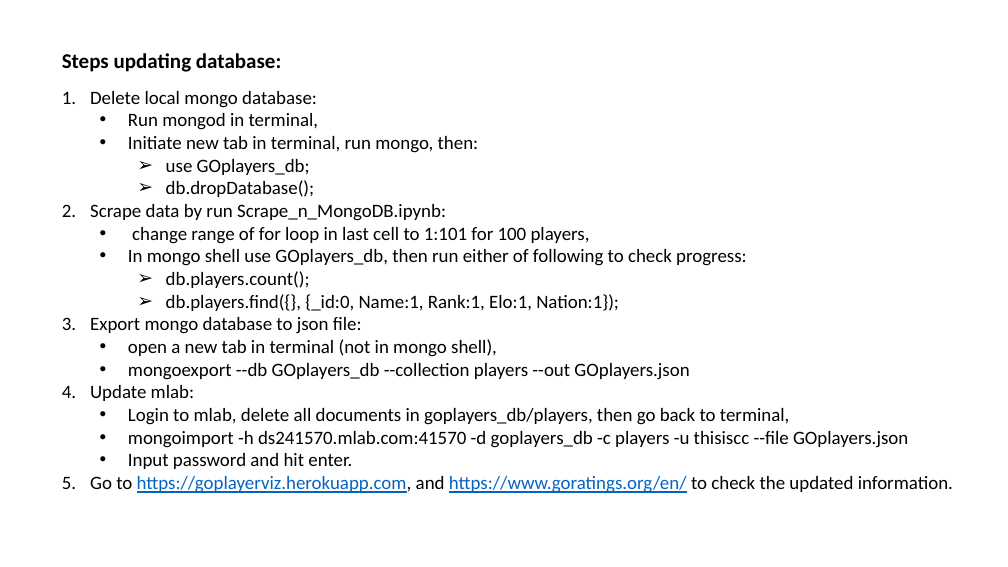
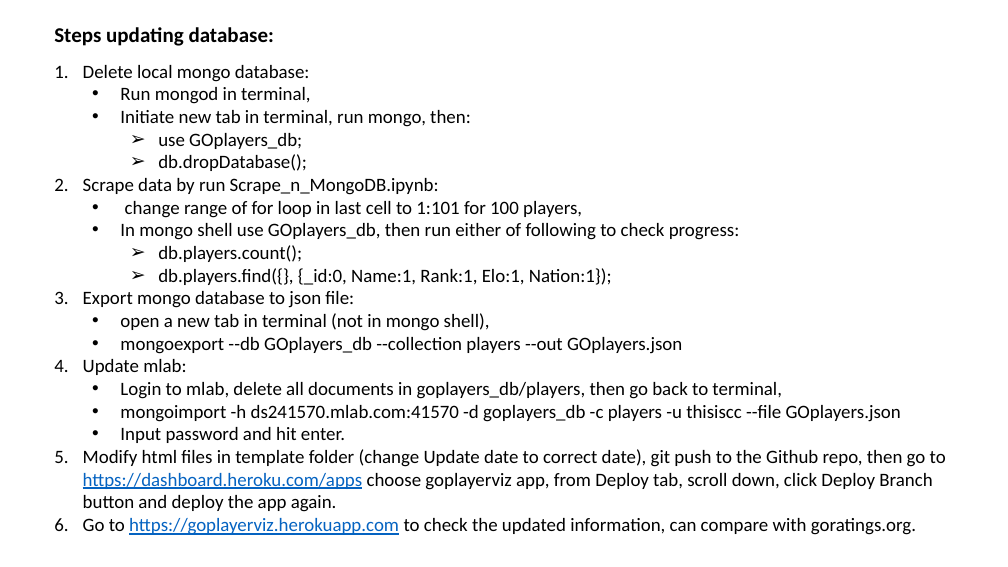
Before and after one commit to CongChen2017/GoratingsVisualizationProject, a slide deck: slide 7 of Documents/proposal-digital-lab.pptx. Drawn at 1008x567 pixels with LibreOffice and Linux fonts; fonts in the diff are those of the drawing. Boxes give left, top, right and bottom in pixels: in the first picture for what was removed or moved away, otherwise in the second. Text is boxed around its words. In the diff, an @@ line names an element or a change of style, - is before the commit and + after.

Commit message:
modified update steps

```diff
--- a/Documents/proposal-digital-lab.pptx
+++ b/Documents/proposal-digital-lab.pptx
@@ text "Steps updating database:": place and size @@
-text "Steps updating database:" at [62, 53, 953, 493]
+text "Steps updating database:" at [54, 27, 946, 535]
@@ text at [83, 449, 946, 535]: text changed; text colour #0563C1 to #000000 @@
-5. Go to https://goplayerviz.herokuapp.com, and https://www.goratings.org/en/ to check the updated information.
+5. Modify html files in template folder (change Update date to correct date), git push to the Github repo, then go to https://dashboard.heroku.com/apps choose goplayerviz app, from Deploy tab, scroll down, click Deploy Branch button and deploy the app again.
+6. Go to https://goplayerviz.herokuapp.com to check the updated information, can compare with goratings.org.
```
